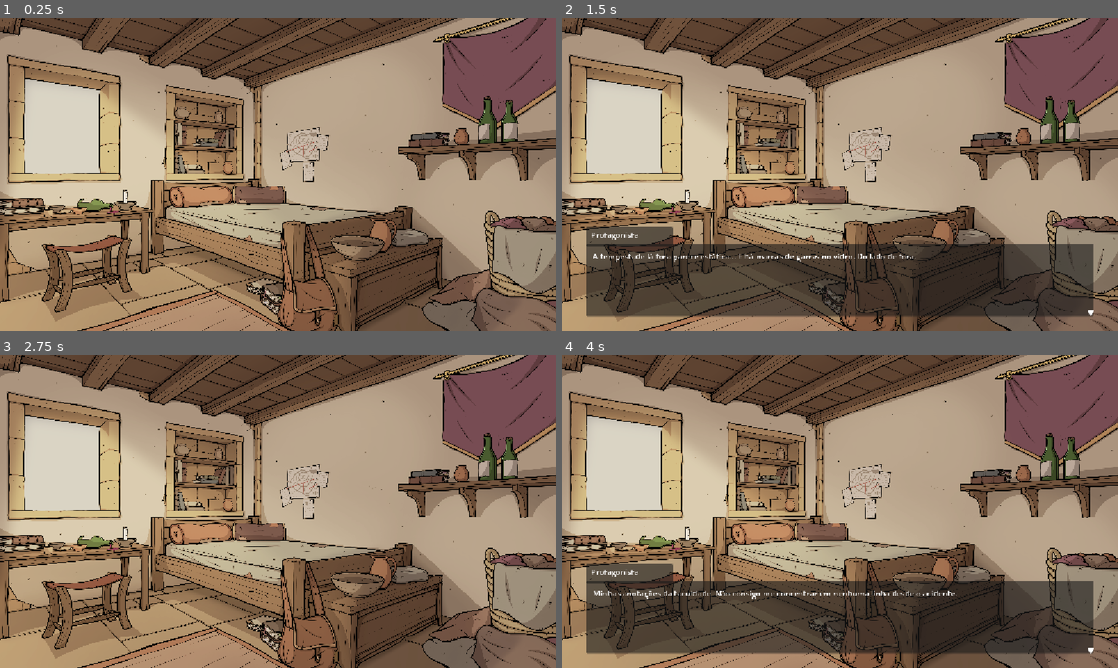
Above: before the commit, frames 1-4 (two rows, left to right).
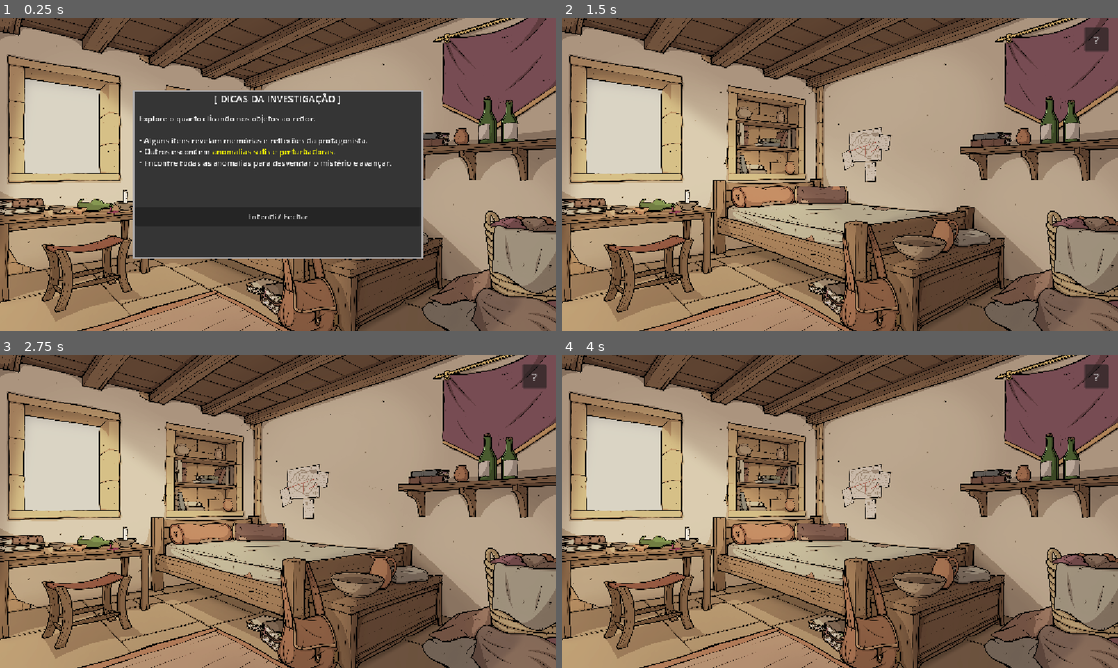
Above: after the commit, the same moments.

Repository: Joseinaciomf/GameJamPlus
Game: Godot game, scene res://Main/Scenes/room.tscn
The game is run twice, just before and just after one commit, with the same random seed, the same clock (stepped at 60 frames per second) and the same inputs. This scene is started directly instead of the project's main scene.
Inputs (mouse positions are in pixels of both pictures, inside the frame that each line leads up to):
- Up to frame 1 (0.25 s): no input
- Up to frame 2 (1.5 s): click (623, 124) at 0.5 s; click (845, 208) at 1.25 s
- Up to frame 3 (2.75 s): click (133, 455) at 2 s
- Up to frame 4 (4 s): click (1034, 542) at 2.75 s; click (928, 467) at 3.5 s

The runs differ from the first frame. In frame 1, 28% of the frame differs, in the area x 23-77%, y 23-77%; in frame 2, 20%; in frame 3, 0.3%; in frame 4, 20%.

Commit message:
Ajustes na cena do quarto e guia inicial adicionado

Diff:
--- /dev/null
+++ b/Main/Scenes/tips_screen.tscn
@@ -0,0 +1,73 @@
+[gd_scene format=3 uid="uid://bhfxa0gj5c26w"]
+
+[ext_resource type="Script" uid="uid://b8wbgtu6aynkw" path="res://Main/Scripts/tips_screen.gd" id="1_wt4ci"]
+
+[sub_resource type="StyleBoxFlat" id="StyleBoxFlat_y0m0f"]
+bg_color = Color(0.20942885, 0.2094289, 0.20942876, 1)
+border_width_left = 4
+border_width_top = 4
+border_width_right = 4
+border_width_bottom = 4
+border_color = Color(0.6689726, 0.66295284, 0.66754556, 1)
+corner_detail = 16
+
+[node name="TipsScreen" type="Control" unique_id=1345991283]
+layout_mode = 3
+anchors_preset = 15
+anchor_right = 1.0
+anchor_bottom = 1.0
+grow_horizontal = 2
+grow_vertical = 2
+script = ExtResource("1_wt4ci")
+
+[node name="CenterContainer" type="CenterContainer" parent="." unique_id=101010101]
+layout_mode = 1
+anchors_preset = 15
+anchor_right = 1.0
+anchor_bottom = 1.0
+grow_horizontal = 2
+grow_vertical = 2
+
+[node name="PanelContainer" type="PanelContainer" parent="CenterContainer" unique_id=202020202]
+custom_minimum_size = Vector2(600, 350)
+layout_mode = 2
+theme_override_styles/panel = SubResource("StyleBoxFlat_y0m0f")
+
+[node name="VBoxContainer" type="VBoxContainer" parent="CenterContainer/PanelContainer" unique_id=303030303]
+layout_mode = 2
+theme_override_constants/separation = 15
+
+[node name="TitleLabel" type="Label" parent="CenterContainer/PanelContainer/VBoxContainer" unique_id=404040404]
+layout_mode = 2
+theme_override_font_sizes/font_size = 20
+text = "[ DICAS DA INVESTIGAÇÃO ]"
+horizontal_alignment = 1
+
+[node name="TextLabel" type="RichTextLabel" parent="CenterContainer/PanelContainer/VBoxContainer" unique_id=505050505]
+custom_minimum_size = Vector2(550, 180)
+layout_mode = 2
+bbcode_enabled = true
+text = "  Explore o quarto clicando nos objetos ao redor.
+
+  • Alguns itens revelam memórias e reflexões da protagonista.
+  • Outros escondem [color=yellow]anomalias sutis e perturbadoras[/color].
+  • Encontre todas as anomalias para desvendar o mistério e avançar."
+fit_content = true
+
+[node name="BtnEntendi" type="Button" parent="CenterContainer/PanelContainer/VBoxContainer" unique_id=606060606]
+custom_minimum_size = Vector2(0, 40)
+layout_mode = 2
+text = "Entendi / Fechar"
+
+[node name="BtnAbrirDicas" type="Button" parent="." unique_id=707070707]
+layout_mode = 1
+anchors_preset = 1
+anchor_left = 1.0
+anchor_right = 1.0
+offset_left = -70.0
+offset_top = 20.0
+offset_right = -20.0
+offset_bottom = 70.0
+grow_horizontal = 0
+theme_override_font_sizes/font_size = 22
+text = "?"
--- a/Main/Scripts/room.gd
+++ b/Main/Scripts/room.gd
@@ -6,8 +6,9 @@
 # Referência do contêiner de botões
 @onready var hotspots_container = $HotSpots
 
-# Caminho da cena da Batalha de Cartas
+# Caminho da cena da Batalha de Cartas e da Tela de Dicas
 @export_file("*.tscn") var card_battle_scene_path: String = "res://Main/Scenes/card_game.tscn"
+@export_file("*.tscn") var tips_scene_path: String = "res://Main/Scenes/tips_screen.tscn"
 
 # Controle das anomalias encontradas
 var anomalies_found: Dictionary = {
@@ -22,11 +23,17 @@
 var waiting_for_boss_dialogue: bool = false
 var was_dialogue_active: bool = false
 
+# Trava de segurança para impedir cliques nos hotspots enquanto as dicas estão abertas
+var is_tips_active: bool = true
+
 func _ready() -> void:
 	# Conecta dinamicamente todos os botões existentes em HotSpots
 	for child in hotspots_container.get_children():
 		if child is Button:
 			child.pressed.connect(_on_hotspot_pressed.bind(child.name))
+
+	# Instancia a tela de dicas automaticamente no início da cena do quarto
+	spawn_tips_screen()
 
 func _process(_delta: float) -> void:
 	if not dialogue_box:
@@ -34,7 +41,7 @@
 
 	var is_dialogue_visible = dialogue_box.get_node("DialogueControl").visible
 
-	# Detecta o momento exato em que a caixa de diálogo fecha (passa de visível para invisível)
+	# Detecta o momento exato em que a caixa de diálogo fecha
 	if is_dialogue_visible:
 		was_dialogue_active = true
 	elif was_dialogue_active and not is_dialogue_visible:
@@ -49,9 +56,24 @@
 			waiting_for_boss_dialogue = false
 			start_card_battle()
 
+func spawn_tips_screen() -> void:
+	if ResourceLoader.exists(tips_scene_path):
+		var tips_instance = load(tips_scene_path).instantiate()
+		# Conecta o sinal para saber quando o jogador abriu ou fechou o painel de dicas
+		if tips_instance.has_signal("tips_toggled"):
+			tips_instance.tips_toggled.connect(_on_tips_toggled)
+		add_child(tips_instance)
+	else:
+		printerr("Cena de dicas não encontrada em: ", tips_scene_path)
+
+func _on_tips_toggled(is_open: bool) -> void:
+	is_tips_active = is_open
+
 ## Manipulador central de cliques dos hotspots
 func _on_hotspot_pressed(button_name: String) -> void:
-	# Bloqueia cliques se já houver diálogo aberto
+	# Bloqueia cliques se as dicas estiverem abertas ou se já houver diálogo aberto
+	if is_tips_active:
+		return
 	if dialogue_box and dialogue_box.get_node("DialogueControl").visible:
 		return
 
@@ -91,13 +113,13 @@
 
 	if count >= total_anomalies_needed and not is_boss_triggered:
 		is_boss_triggered = true
-		pending_boss_trigger = true # Agenda o chefe para quando o diálogo atual fechar
+		pending_boss_trigger = true
 
 ## Dispara o diálogo de confronto com o Luto
 func trigger_boss_encounter() -> void:
 	print("Iniciando confronto com o Luto...")
 	if dialogue_box:
-		dialogue_box.start_dialogue_filtered("LUTO_BOSS", "res://Assets/Dialogues/dialogues.json")
+		dialogue_box.start_dialogue_filtered("LUTO_BOSS", "res://Assets/Dialogues/Dialogues.csv")
 		waiting_for_boss_dialogue = true
 
 ## Executa o diálogo filtrado baseado no prefixo do ID
--- /dev/null
+++ b/Main/Scripts/tips_screen.gd
@@ -0,0 +1,40 @@
+extends Control
+
+# Sinal emitido quando o painel de dicas é aberto ou fechado
+signal tips_toggled(is_open: bool)
+
+@onready var center_container: CenterContainer = $CenterContainer
+@onready var btn_entendi: Button = $CenterContainer/PanelContainer/VBoxContainer/BtnEntendi
+@onready var btn_abrir_dicas: Button = $BtnAbrirDicas
+
+var is_panel_open: bool = true
+
+func _ready() -> void:
+	if btn_entendi:
+		btn_entendi.pressed.connect(_on_btn_entendi_pressed)
+
+	if btn_abrir_dicas:
+		btn_abrir_dicas.pressed.connect(_on_btn_abrir_dicas_pressed)
+		# Esconde o botão flutuante enquanto o painel inicial estiver aberto
+		btn_abrir_dicas.visible = false
+
+func _on_btn_entendi_pressed() -> void:
+	close_tips_panel()
+
+func _on_btn_abrir_dicas_pressed() -> void:
+	if is_panel_open:
+		close_tips_panel()
+	else:
+		open_tips_panel()
+
+func open_tips_panel() -> void:
+	is_panel_open = true
+	center_container.visible = true
+	btn_abrir_dicas.visible = false
+	tips_toggled.emit(true) # Bloqueia cliques nos objetos do quarto
+
+func close_tips_panel() -> void:
+	is_panel_open = false
+	center_container.visible = false
+	btn_abrir_dicas.visible = true # Mostra o botão "?" no canto superior direito
+	tips_toggled.emit(false) # Libera cliques nos objetos do quarto
Binary file changed: Assets/Dialogues/Dialogues.character.translation
Binary file changed: Assets/Dialogues/Dialogues.text.translation
Not shown, added: Main/Scripts/tips_screen.gd.uid
